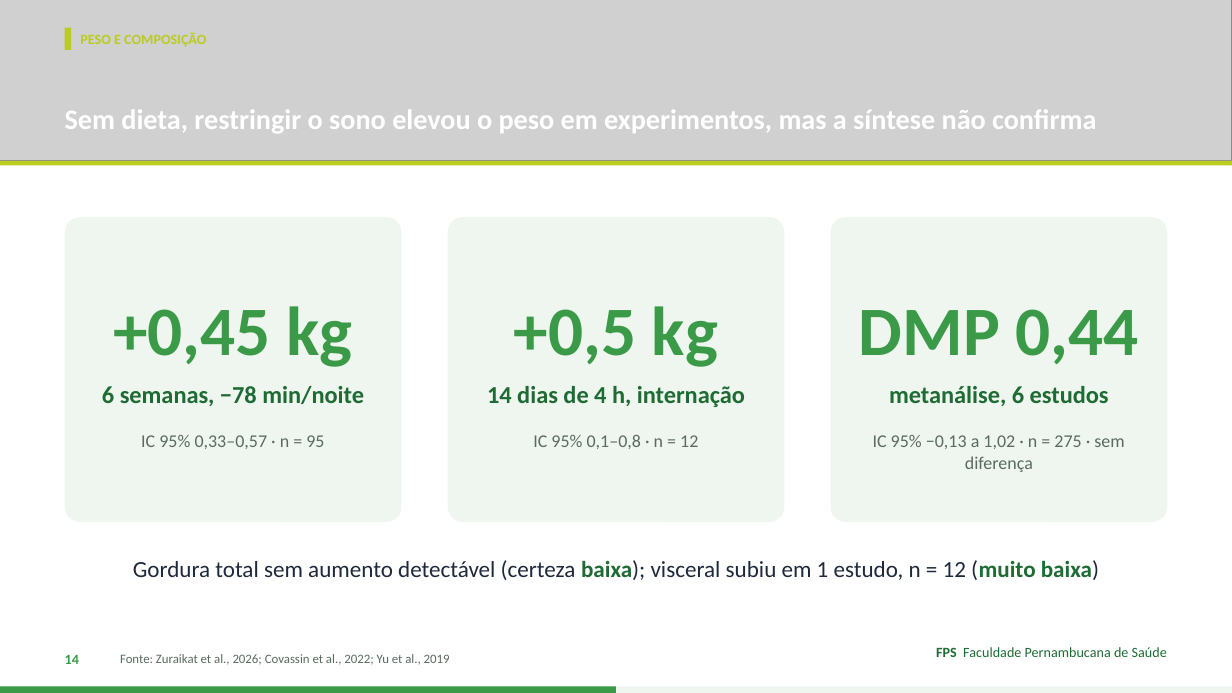
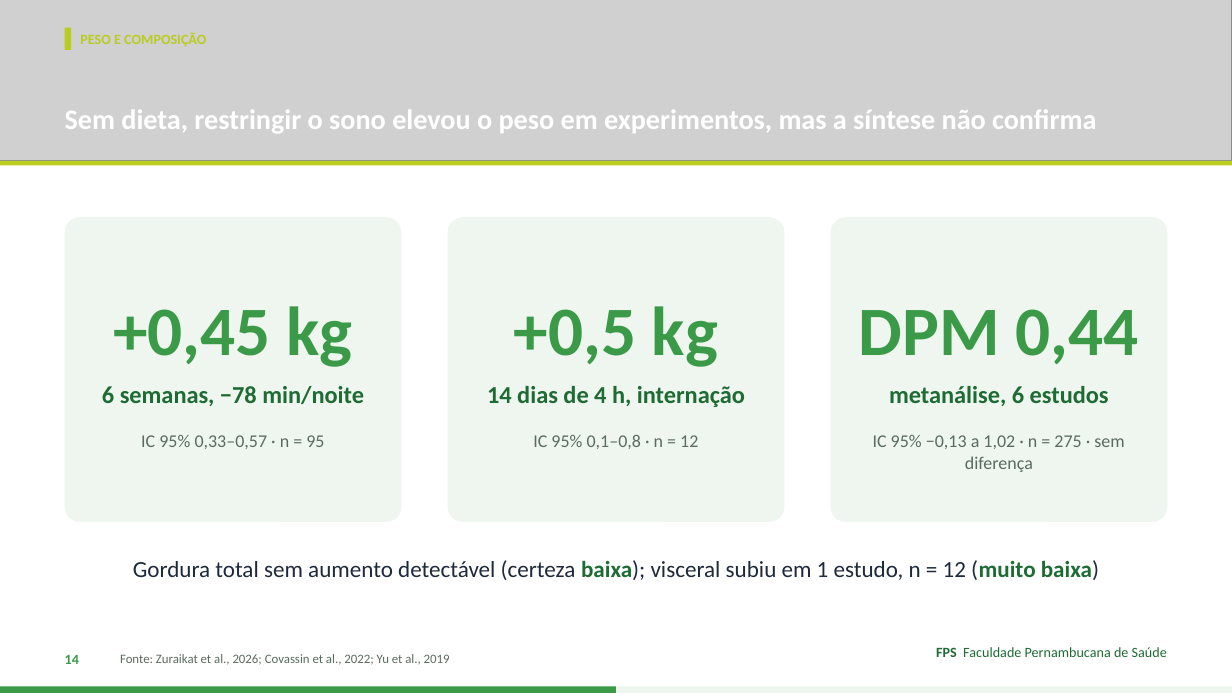
Before and after one commit to Institutomoraisandrade/CRM, a slide deck: slide 14 of trabalho-fps/trabalhos/2026-11-10-sono/apresentacao.pptx. Drawn at 1232x693 pixels with LibreOffice and Linux fonts; fonts in the diff are those of the drawing; grey boxes stand for pictures. Boxes give left, top, right and bottom in pixels: in the first picture for what was removed or moved away, otherwise in the second. Text is boxed around its words. In the diff, an @@ line names an element or a change of style, - is before the commit and + after.

```diff
--- a/trabalho-fps/trabalhos/2026-11-10-sono/apresentacao.pptx
+++ b/trabalho-fps/trabalhos/2026-11-10-sono/apresentacao.pptx
@@ text at box(859, 309, 1139, 364): text changed @@
-DMP 0,44
+DPM 0,44
```
Also in this commit, not shown: 4 other slides changed, 2 other files.
